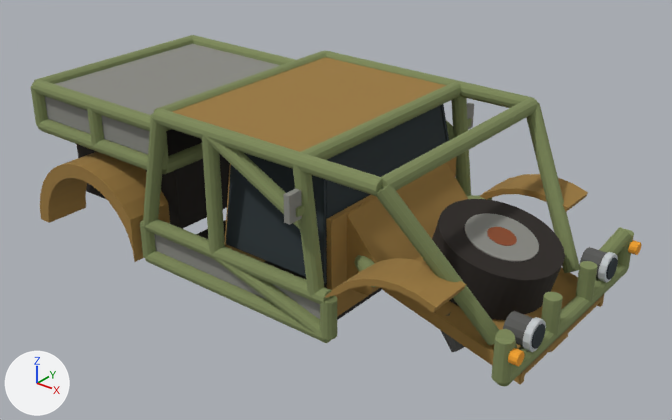
Two versions of the glTF model game/public/models/base_buggy.glb, one commit apart.
Rendered twice from a 50 mm lens placed at (3.64, -4.32, 2.34), pointed at (0.17, 0.02, -0.36). Lighting does not change. The marker at lower left points along +X, +Y and +Z. The first picture is the older version. Vertices at exactly the same position are counted once.

The first picture shows 'base_buggy'.
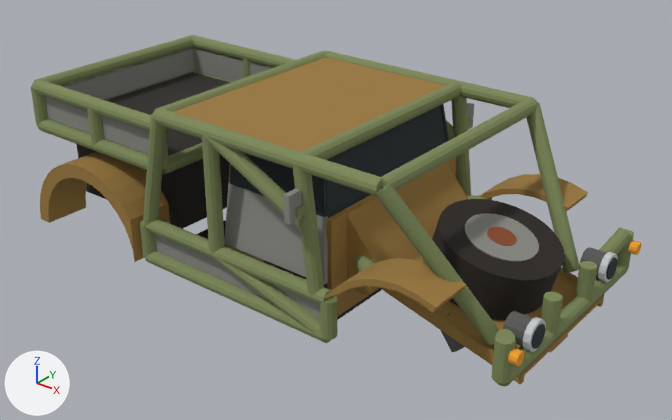
The edits, one by one:
me_cylinder is used by ob_base_buggy; location (0.0, 0.0, 0.0).
me_cylinder had 2282 vertices, 4200 faces and spanned x -1.94..1.95, y -0.95..0.95, z -0.78..0.42.
me_cylinder now has 2290 vertices, 4212 faces and spans x -1.94..1.95, y -0.95..0.95, z -0.78..0.42.
me_cylinder part 1: the loose piece of 8 vertices spanning x -1.89..-0.65, y -0.69..0.69, z 0.23..0.27 is deleted.
Part 2, on me_cylinder:
4 vertices are removed from x -0.12..0.68, y -0.71..0.71, z -0.4.
20 faces are deleted.
12 vertices are added at x -0.12..0.68, y -0.7..0.7, z -0.4..0.0.
8 new vertices lie (0.75, 0.0, 0.0) away from vertices in x -0.12, y -0.67..0.67, z -0.02..0.0.
24 new faces join them, mat_metal_light (grey #8a8a84).
20 new faces join them, mat_glass (dark grey #2a3438).

Changed parts and their boxes [x1, y1, x2, y2] in the pictures (672 x 420 px):
part 1 of me_cylinder, deleted: before [56, 44, 280, 115]
part 2 of me_cylinder, built on: before [226, 104, 449, 284]; after [225, 104, 456, 285]
